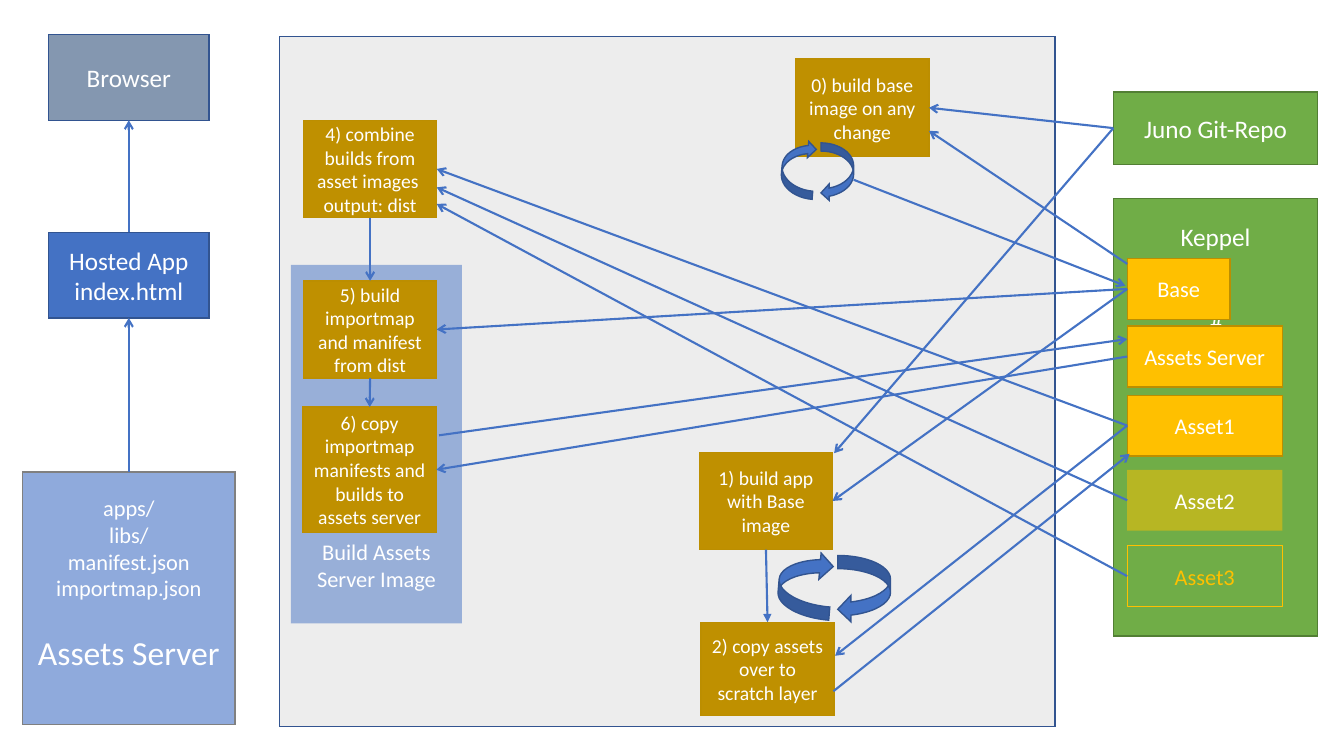
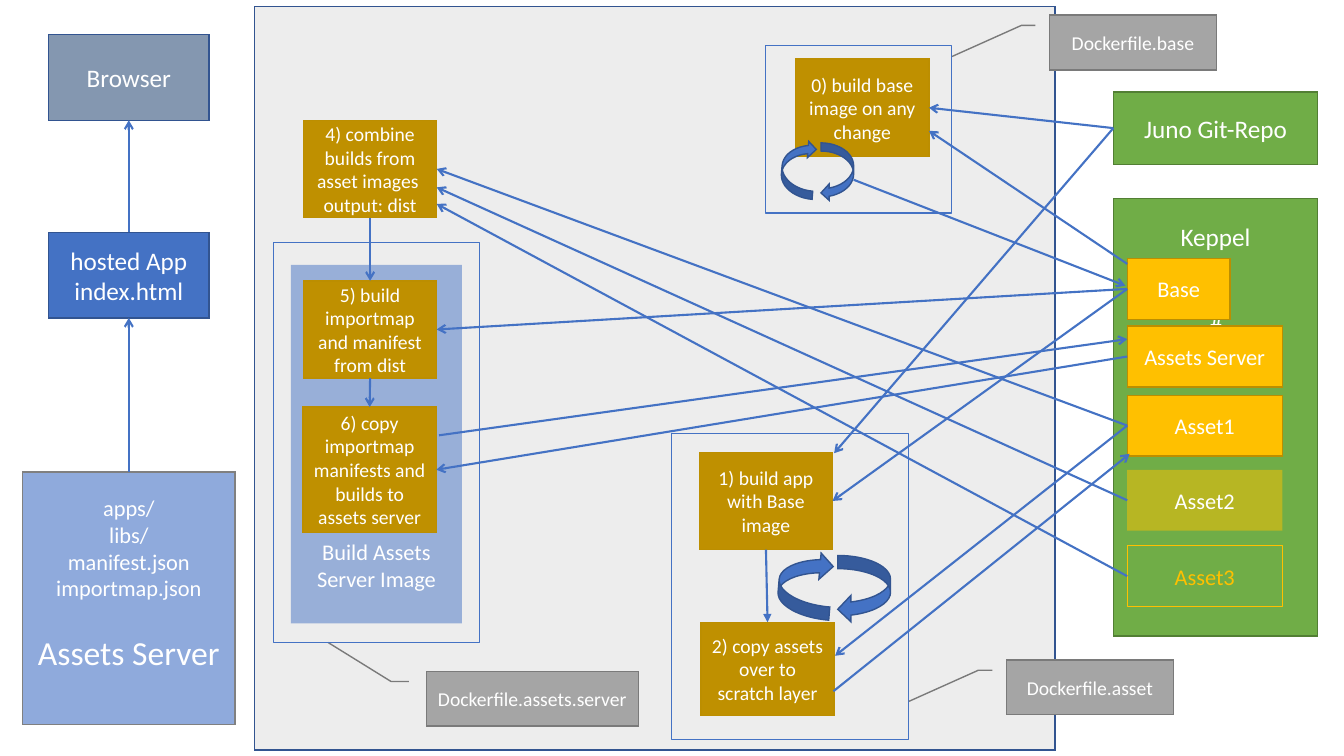
Before and after one commit to sapcc/juno, a slide deck: slide 1 of ci/assets_build.pptx. Drawn at 1344x756 pixels with LibreOffice and Linux fonts; fonts in the diff are those of the drawing. Boxes give left, top, right and bottom in pixels: in the first picture for what was removed or moved away, otherwise in the second. Text is boxed around its words. In the diff, an @@ line names an element or a change of style, - is before the commit and + after.

Commit message:
adjust image for assets build

```diff
--- a/ci/assets_build.pptx
+++ b/ci/assets_build.pptx
@@ rectangle: place and size @@
-rectangle at box(279, 36, 1055, 726)
+rectangle at box(255, 6, 1056, 750)
@@ border callout added at box(1050, 15, 1217, 70), fill #A5A5A5, outline #7A7A7A 1 pt, 14 pt, text #FFFFFF @@
+Dockerfile.base
@@ rectangle added at box(766, 45, 952, 213), outline #4472C4 0.75 pt @@
@@ text in rectangle at box(70, 252, 187, 274): text changed @@
-Hosted App
+hosted App
@@ rectangle added at box(274, 242, 480, 642), outline #4472C4 0.75 pt @@
@@ rectangle added at box(673, 434, 909, 740), outline #4472C4 0.75 pt @@
@@ border callout added at box(426, 671, 638, 726), fill #A5A5A5, outline #7A7A7A 1 pt, 14 pt, text #FFFFFF @@
+Dockerfile.assets.server
@@ border callout added at box(1006, 660, 1174, 715), fill #A5A5A5, outline #7A7A7A 1 pt, 14 pt, text #FFFFFF @@
+Dockerfile.asset
```
Also in this commit, not shown: 2 other files.
